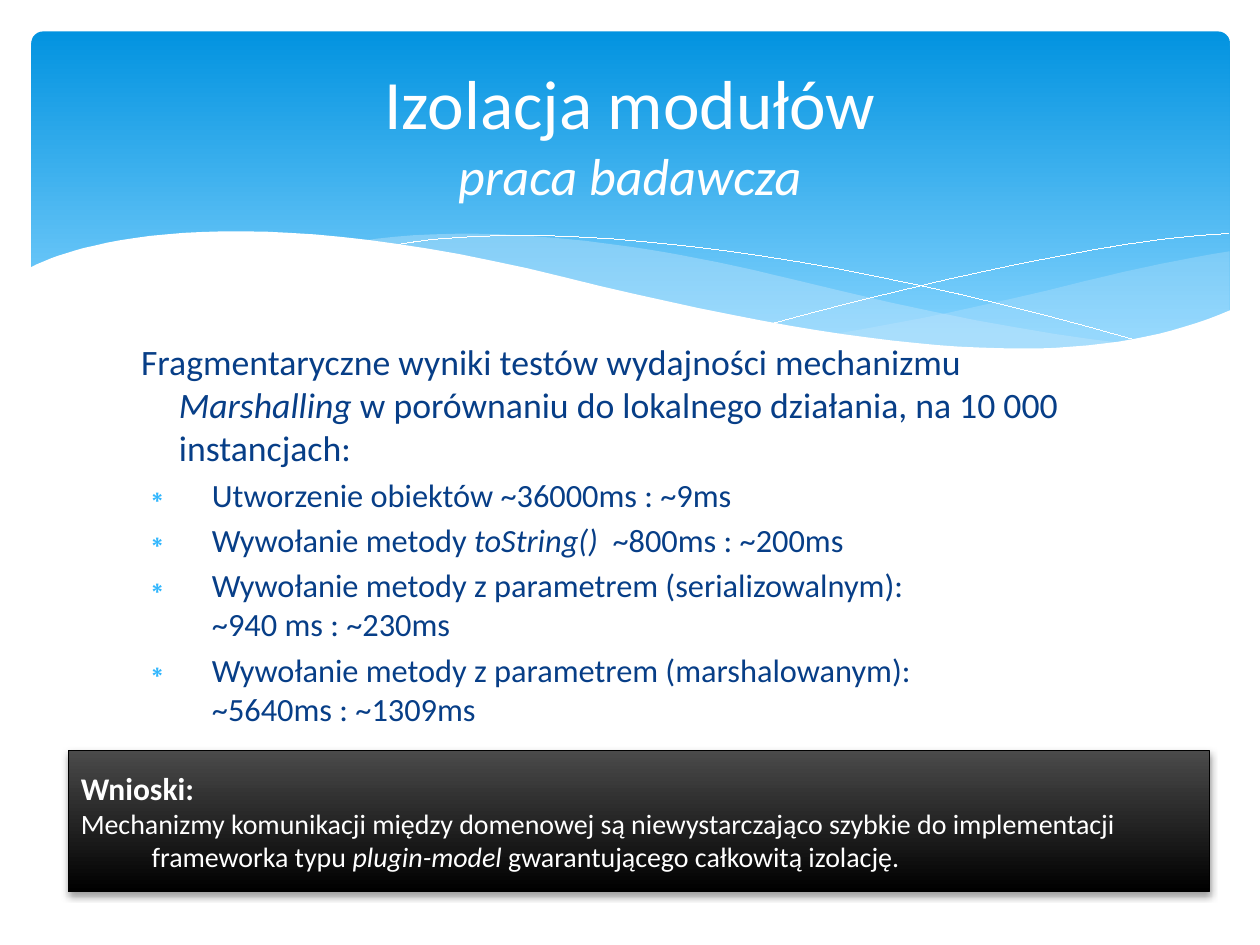
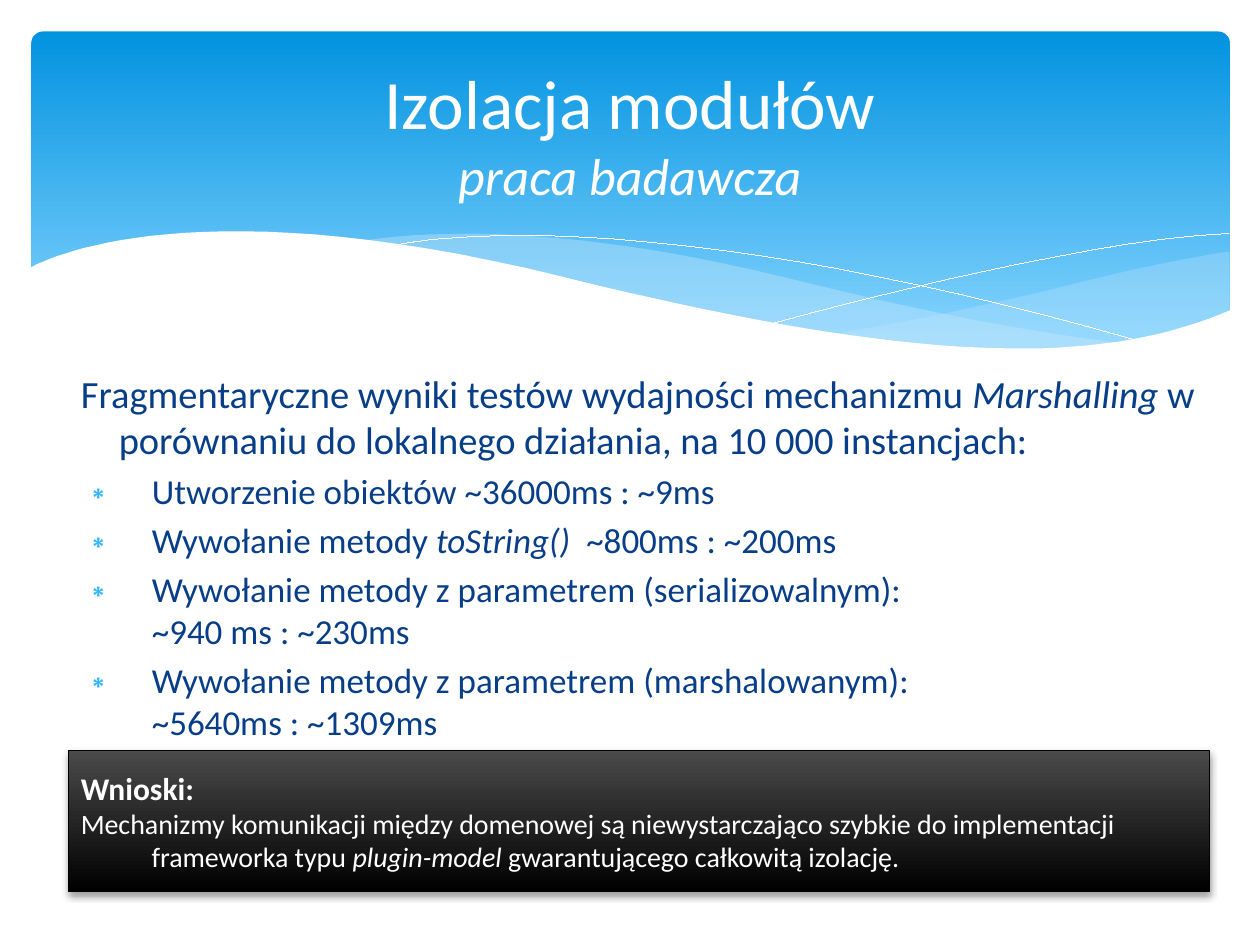
Before and after one commit to psla/Nomad, a slide deck: slide 42 of DiplomaSeminar/Presentation/Nomad.pptx (slide 67 before the commit). Drawn at 1260x945 pixels with LibreOffice and Linux fonts; fonts in the diff are those of the drawing. Boxes give left, top, right and bottom in pixels: in the first picture for what was removed or moved away, otherwise in the second. Text is boxed around its words. In the diff, an @@ line names an element or a change of style, - is before the commit and + after.

```diff
--- a/DiplomaSeminar/Presentation/Nomad.pptx
+++ b/DiplomaSeminar/Presentation/Nomad.pptx
@@ text "Fragmentaryczne wyniki testów wydajności mechanizmu ...": place and size @@
-text "Fragmentaryczne wyniki testów wydajności mechanizmu ..." at <box>141,346,1057,722</box>
+text "Fragmentaryczne wyniki testów wydajności mechanizmu ..." at <box>81,381,1194,736</box>
@@ text "Fragmentaryczne wyniki testów wydajności mechanizmu ..." at <box>81,381,1194,736</box>: size 20.4 to 22 pt in "Fragmentaryczne wyniki testów wydajności mechanizmu Marshall ..."; size 18.5 to 20 pt in "Utworzenie obiektów ~36000ms : ~9ms", "Wywołanie metody toString() ~800ms : ~200ms", "Wywołanie metody z parametrem (serializowalnym): ~940 ms ...", "Wywołanie metody z parametrem (marshalowanym): ~5640ms : ..." @@
```
Also in this commit, not shown: 13 other slides changed, 7 slides added, 2 other files.
